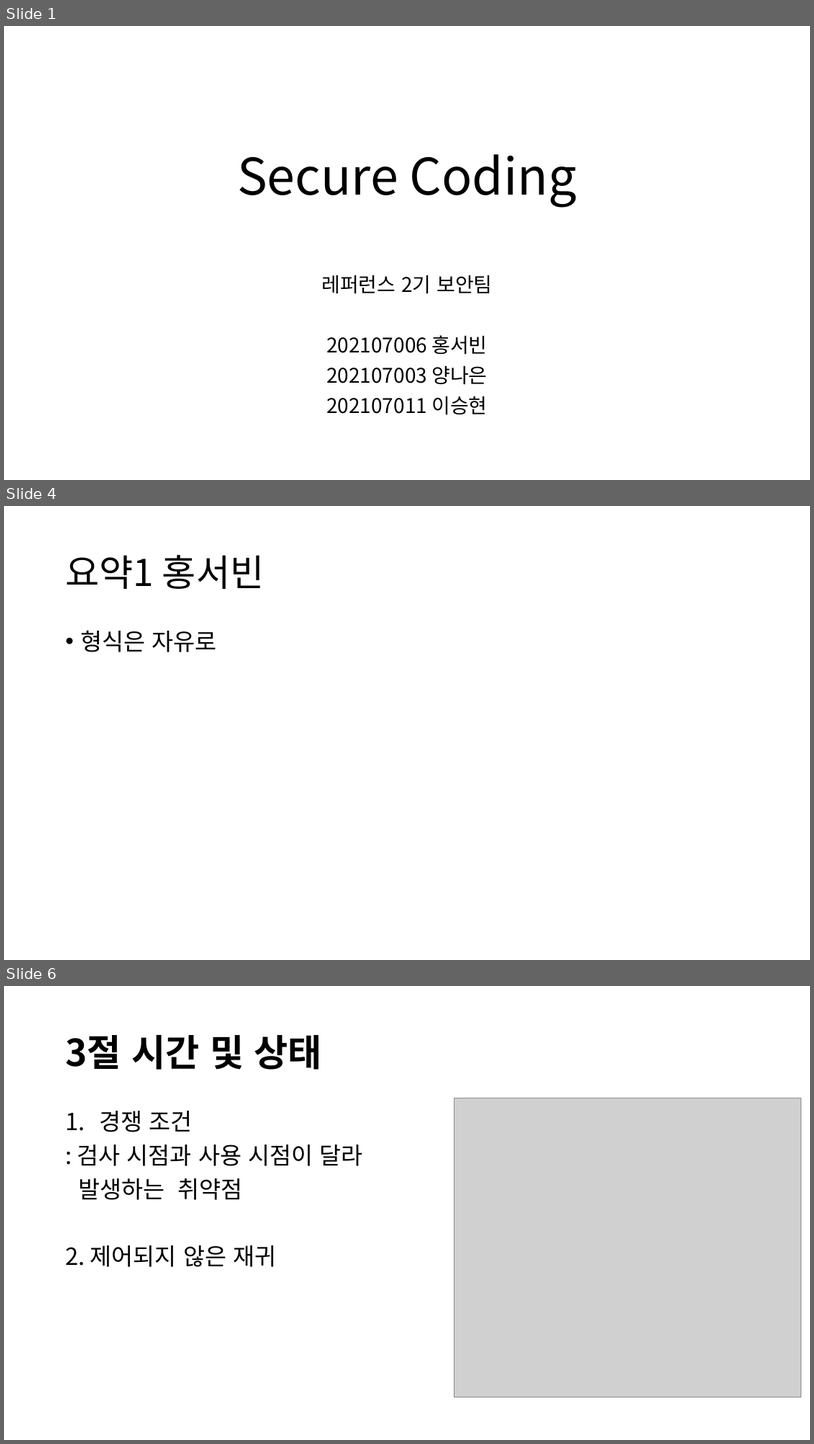
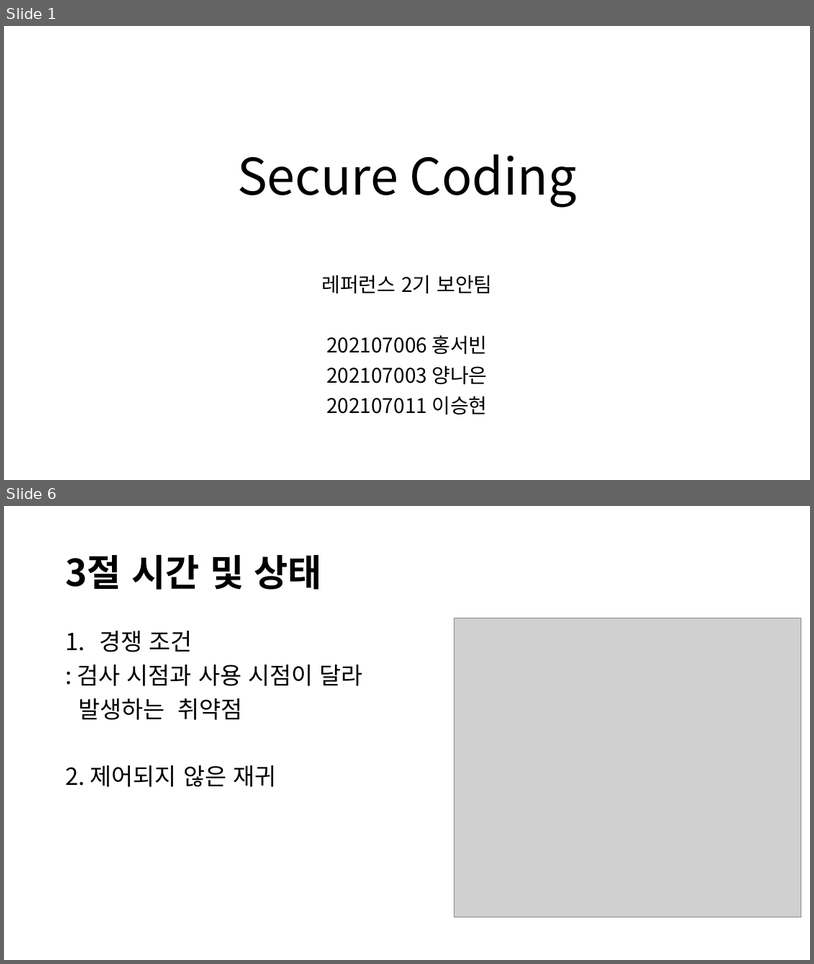
Before and after one commit to Klaxon9718/YUHAN_-security, a slide deck: 발표자료/Secure Coding 발표자료.pptx. Shown one above the other, each under a label of ours: slides 1, 4 and 6 before the commit, slides 1 and 6 after it; the slides between them are not shown. The pictures are 814x1444 and 814x964 pixels, drawn with LibreOffice and Linux fonts; fonts in the diff are those of the drawing; grey boxes stand for pictures. Boxes give left, top, right and bottom in pixels: in the first picture for what was removed or moved away, otherwise in the second. Text is boxed around its words. In the diff, an @@ line names an element or a change of style, - is before the commit and + after.

```diff
--- a/발표자료/Secure Coding 발표자료.pptx
+++ b/발표자료/Secure Coding 발표자료.pptx
@@ slide 4 removed at [4, 506, 810, 960], background #FFFFFF @@
@@ title removed at [65, 555, 265, 589] @@
-요약1 홍서빈
@@ text removed at [80, 630, 217, 652] @@
-• 형식은 자유로
```
Also in this commit, not shown: 2 slides changed, 2 slides added, 1 other slide removed, 2 other files.
